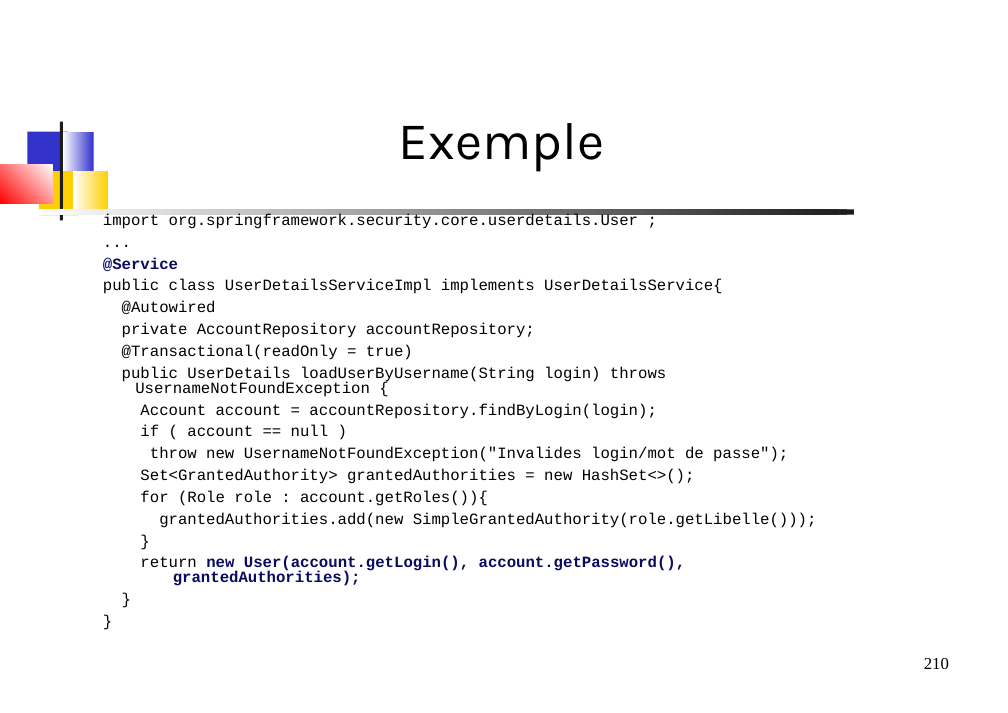
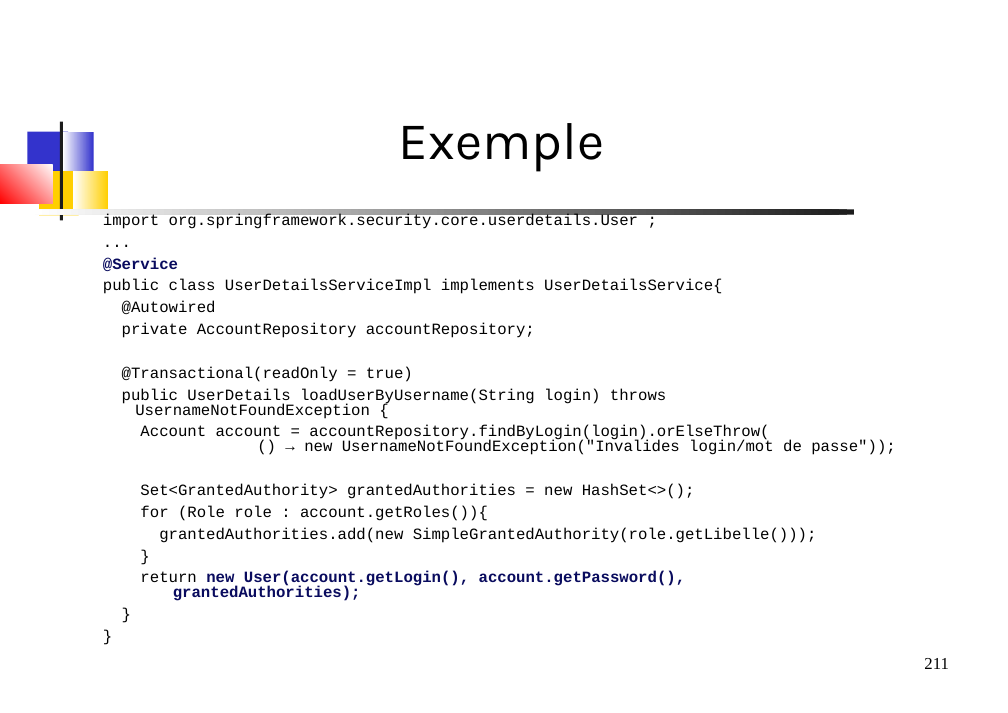
Before and after one commit to dthibau/springessentials-light, a slide deck: slide 211 of SpringEssentials.odp (slide 210 before the commit). Drawn at 1008x713 pixels with LibreOffice and Linux fonts; fonts in the diff are those of the drawing. Boxes give left, top, right and bottom in pixels: in the first picture for what was removed or moved away, otherwise in the second. Text is boxed around its words. In the diff, an @@ line names an element or a change of style, - is before the commit and + after.

```diff
--- a/SpringEssentials.odp
+++ b/SpringEssentials.odp
@@ text at <box>140,425,896,455</box>: text changed @@
-Account account = accountRepository.findByLogin(login);
-if ( account == null )
-throw new UsernameNotFoundException("Invalides login/mot de passe");
+Account account = accountRepository.findByLogin(login).orElseThrow(
+() → new UsernameNotFoundException("Invalides login/mot de passe"));
@@ page number at <box>924,658,949,669</box>: text changed @@
-210
+211
```
Also in this commit, not shown: 43 other slides changed, 2 slides added, 1 slide removed, 1 other file.
